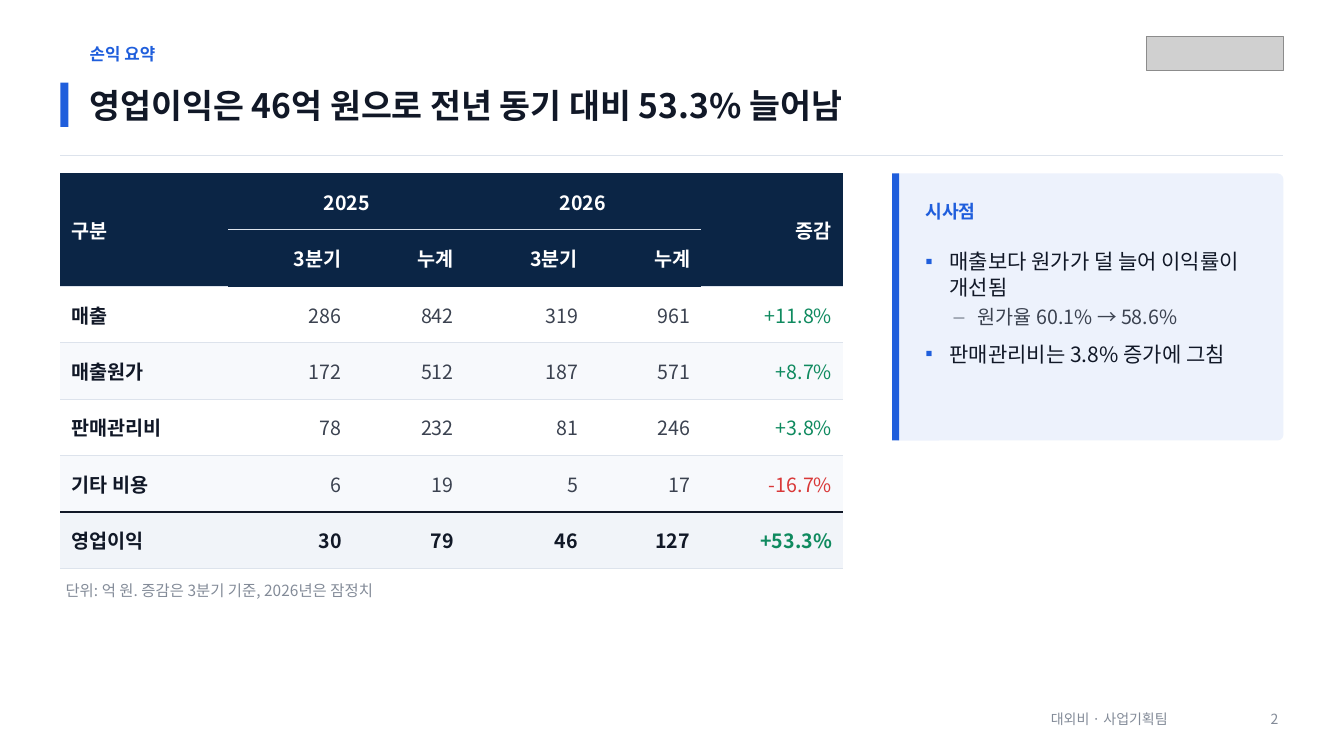
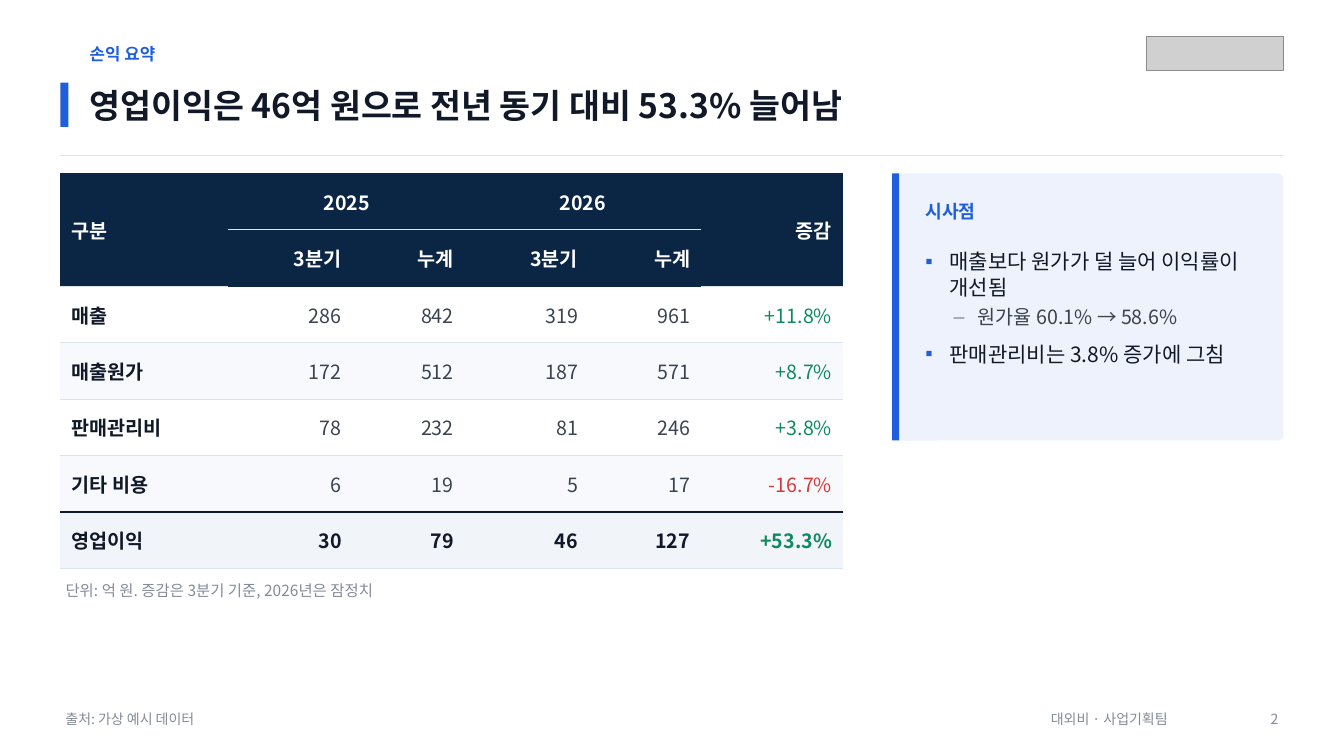
Before and after one commit to coindesktop/Awesome-PPT-SKILL, a slide deck: slide 2 of examples/quarterly-review/deck.pptx. Drawn at 1344x756 pixels with LibreOffice and Linux fonts; fonts in the diff are those of the drawing; grey boxes stand for pictures. Boxes give left, top, right and bottom in pixels: in the first picture for what was removed or moved away, otherwise in the second. Text is boxed around its words. In the diff, an @@ line names an element or a change of style, - is before the commit and + after.

```diff
--- a/examples/quarterly-review/deck.pptx
+++ b/examples/quarterly-review/deck.pptx
@@ text added at <box>65,712,195,725</box>, 10 pt, text #838B98 @@
+출처: 가상 예시 데이터
```
Also in this commit, not shown: 2 other slides changed, 6 other files.
